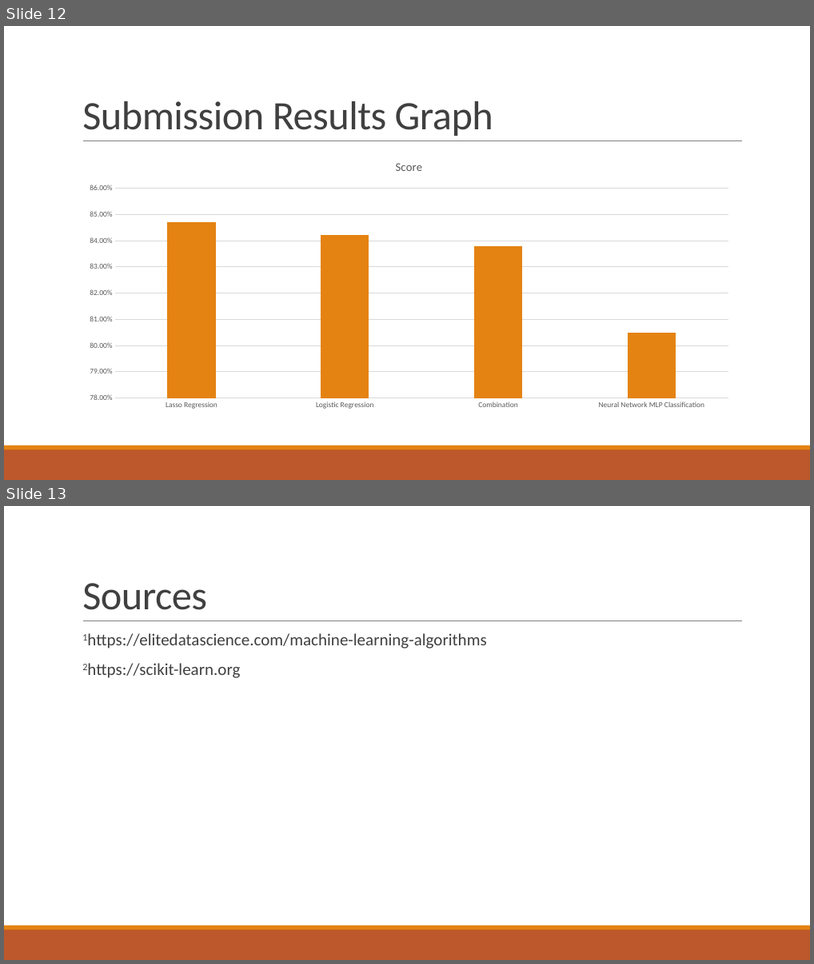
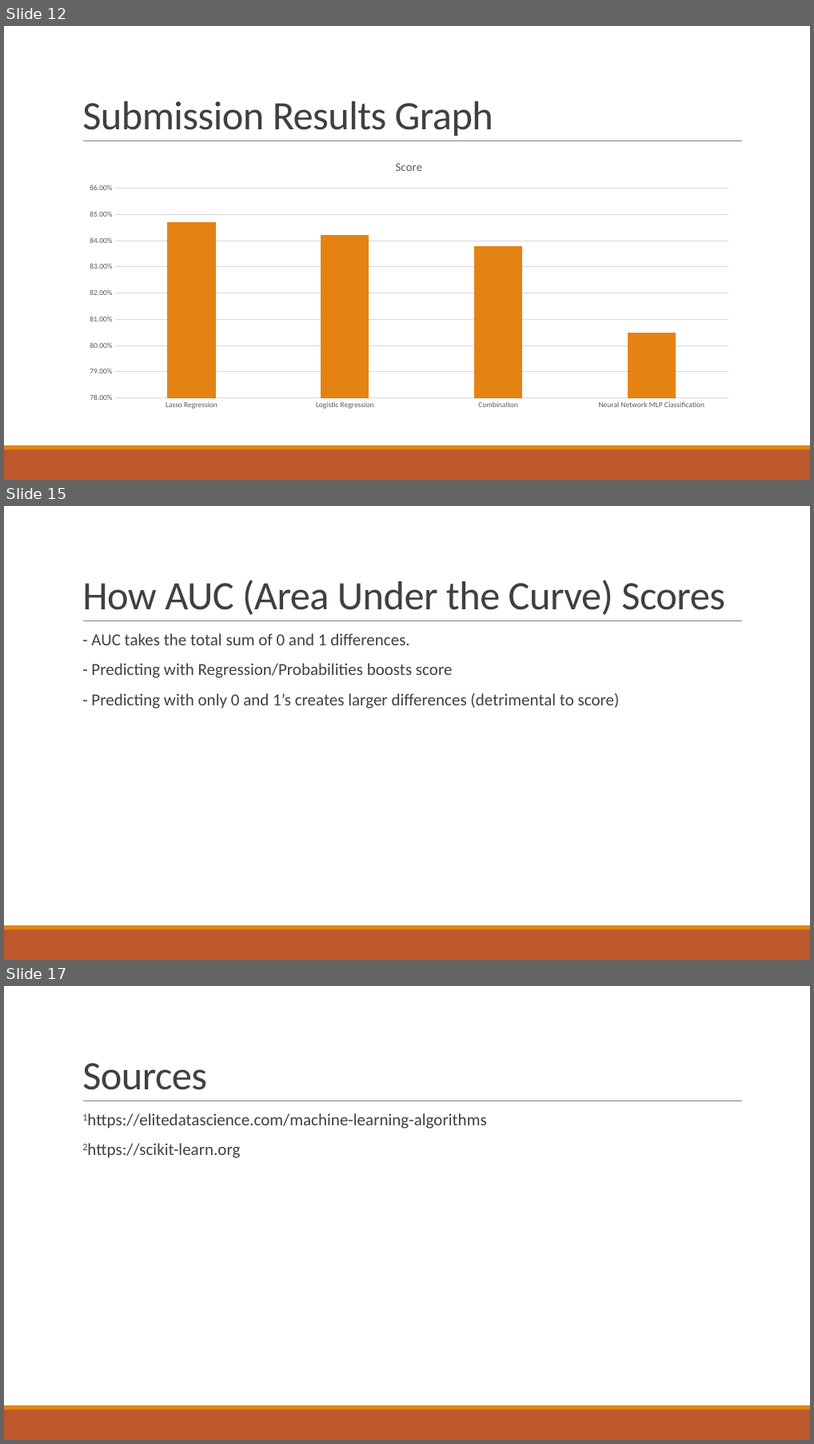
Before and after one commit to suong4554/Machine-Learning-Poly-U, a slide deck: Presentation.pptx. Shown one above the other, each under a label of ours: slides 12 and 13 before the commit, slides 12, 15 and 17 after it; the slides between them are not shown. The pictures are 814x964 and 814x1444 pixels, drawn with LibreOffice and Linux fonts; fonts in the diff are those of the drawing. Boxes give left, top, right and bottom in pixels: in the first picture for what was removed or moved away, otherwise in the second. Text is boxed around its words. In the diff, an @@ line names an element or a change of style, - is before the commit and + after.

```diff
--- a/Presentation.pptx
+++ b/Presentation.pptx
@@ slide 15 added at (x1=4, y1=506, x2=810, y2=960), background #FFFFFF; not listed: 3 template elements that a slide beside it also shows @@
@@ title added at (x1=82, y1=580, x2=726, y2=615), 48 pt, text #404040 @@
+How AUC (Area Under the Curve) Scores
@@ text added at (x1=91, y1=633, x2=620, y2=708), 20 pt, text #404040 @@
+  - AUC takes the total sum of 0 and 1 differences.
+  - Predicting with Regression/Probabilities boosts score
+  - Predicting with only 0 and 1’s creates larger differences (detrimental to score)
@@ what was slide 13 is now slide 17 @@
```
Also in this commit, not shown: 1 slide changed, 3 other slides added, 4 other files.
